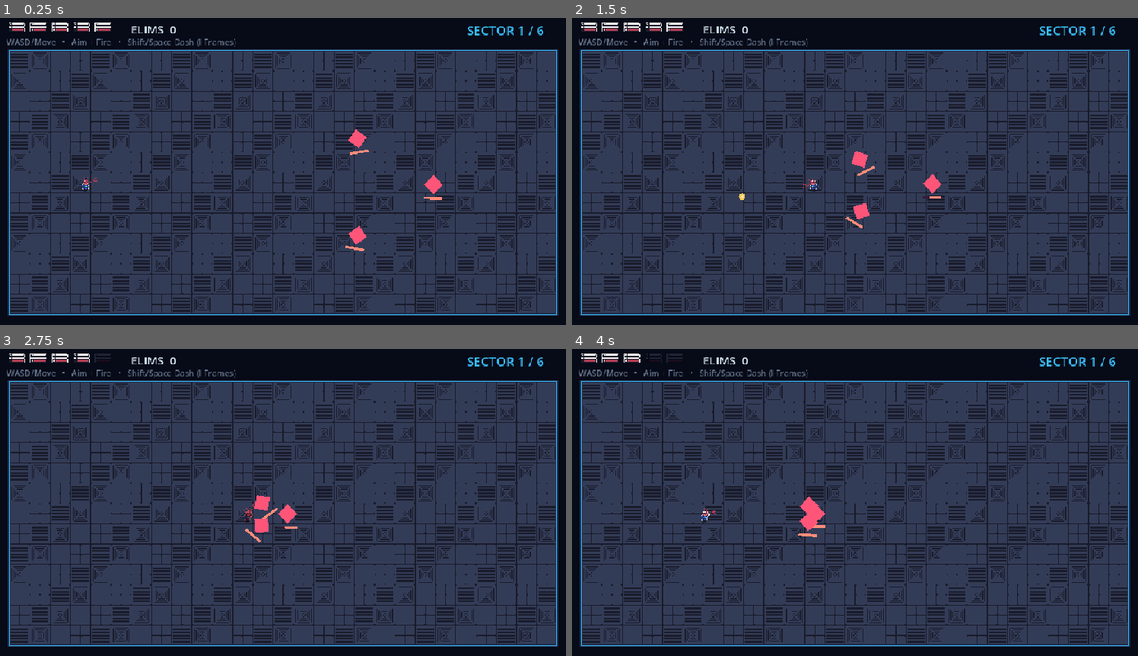
Above: before the commit, frames 1-4 (two rows, left to right).
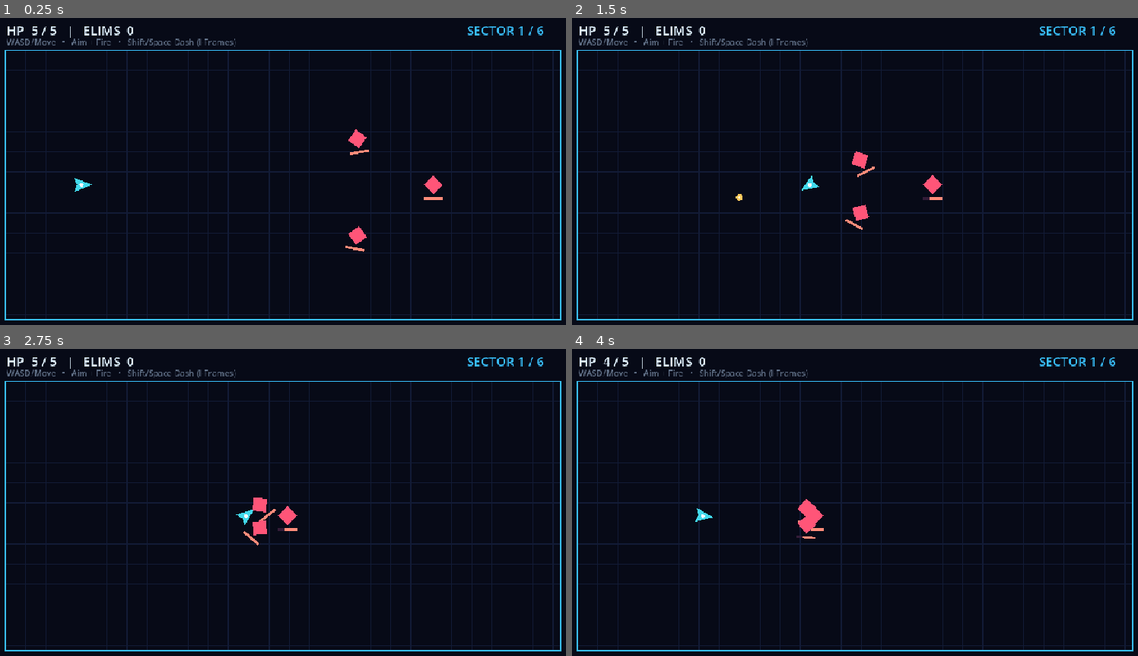
Above: after the commit, the same moments.

Repository: DaKaufeeBoii/GLITCH-RUN
Game: Godot game, scene res://scenes/main.tscn
The game is run twice, just before and just after one commit, with the same random seed, the same clock (stepped at 60 frames per second) and the same inputs.
Inputs (mouse positions are in pixels of both pictures, inside the frame that each line leads up to):
- Up to frame 1 (0.25 s): no input
- Up to frame 2 (1.5 s): move the mouse to (990, 165) at 0.52 s; hold Right (ui_right) 0.53-1.25 s; hold Shift 0.53-1.25 s; click (990, 165) at 0.67 s; tap Space at 0.77 s; drag from (730, 199) to (826, 248) at 1.27 s
- Up to frame 3 (2.75 s): move the mouse to (345, 438) at 2.02 s; hold Right (ui_right) from 2.03 s (still down); hold Shift from 2.03 s (still down)
- Up to frame 4 (4 s): release Right (ui_right) at 2.75 s; release Shift at 2.75 s; drag from (826, 579) to (673, 459) at 2.77 s; move the mouse to (1036, 563) at 3.52 s; hold Left (ui_left) from 3.53 s (still down); hold Shift from 3.53 s (still down); tap Space at 3.77 s

The runs differ from the first frame. In frame 1, 67% of the frame differs, in the area x 0-100%, y 1-99%; in frame 2, 67%; in frame 3, 67%; in frame 4, 67%.

Commit message:
chore(cleanup): remove unusable 3D and demo assets from assets folder

Diff:
--- a/scripts/game.gd
+++ b/scripts/game.gd
@@ -8,10 +8,7 @@
 const BOSS_SCENE := preload("res://scenes/enemies/boss.tscn")
 const TOUCH_CONTROLS := preload("res://scripts/mobile_controls.gd")
 
-const TILESET_TEX := preload("res://assets/Tech Dungeon Roguelite - Asset Pack (DEMO)/tileset x1.png")
-const UI_TEX := preload("res://assets/Tech Dungeon Roguelite - Asset Pack (DEMO)/UI/ui x1.png")
-
-const ROOM_RECT := Rect2(48.0, 64.0, 864.0, 416.0)
+const ROOM_RECT := Rect2(42.0, 64.0, 876.0, 424.0)
 
 var player: CharacterBody2D
 var active_enemies: Array[Node2D] = []
@@ -25,8 +22,6 @@
 
 # UI Elements
 var ui_layer: CanvasLayer
-var hearts_box: HBoxContainer
-var heart_icons: Array[TextureRect] = []
 var status_label: Label
 var hint_label: Label
 var sector_label: Label
@@ -65,31 +60,8 @@
 
 	# Update Top HUD
 	if is_instance_valid(player):
-		status_label.text = "ELIMS  %d" % [rs.score]
+		status_label.text = "HP  %d / %d   |   ELIMS  %d" % [player.health, player.max_health, rs.score]
 		sector_label.text = "SECTOR %d / %d" % [rs.current_room_index + 1, rs.TOTAL_ROOMS]
-
-		# Synchronize heart icons with max_health and current health
-		while heart_icons.size() < player.max_health:
-			var heart_tex := AtlasTexture.new()
-			heart_tex.atlas = UI_TEX
-			heart_tex.region = Rect2(0, 0, 32, 32)
-			var tr := TextureRect.new()
-			tr.texture = heart_tex
-			tr.custom_minimum_size = Vector2(32, 32)
-			tr.stretch_mode = TextureRect.STRETCH_KEEP_CENTERED
-			hearts_box.add_child(tr)
-			heart_icons.append(tr)
-
-		while heart_icons.size() > player.max_health:
-			var tr = heart_icons.pop_back()
-			tr.queue_free()
-
-		for i in range(heart_icons.size()):
-			if i < player.health:
-				heart_icons[i].modulate = Color.WHITE
-			else:
-				# Darkened/hollow heart indicator
-				heart_icons[i].modulate = Color(0.25, 0.28, 0.38, 0.45)
 
 	# Update Boss Bar if in Boss room
 	if boss_active and is_instance_valid(boss_ref):
@@ -100,39 +72,19 @@
 
 
 func _draw() -> void:
-	# Tiled sci-fi dungeon floor (metal plate variations)
-	var floor_regions := [
-		Rect2(32 * 32, 1 * 32, 32, 32),
-		Rect2(33 * 32, 1 * 32, 32, 32),
-		Rect2(34 * 32, 1 * 32, 32, 32),
-		Rect2(32 * 32, 2 * 32, 32, 32)
-	]
-	var cols := int(ROOM_RECT.size.x / 32.0)
-	var rows := int(ROOM_RECT.size.y / 32.0)
-	for r in range(rows):
-		for c in range(cols):
-			var dest := Rect2(ROOM_RECT.position.x + c * 32.0, ROOM_RECT.position.y + r * 32.0, 32.0, 32.0)
-			var idx := (c * 3 + r * 7) % 4
-			draw_texture_rect_region(TILESET_TEX, dest, floor_regions[idx])
-
-	# Perimeter border with neon sci-fi edge
-	draw_rect(ROOM_RECT, Color("202e4c"), false, 4.0)
-	draw_rect(ROOM_RECT, Color("38bdf8"), false, 1.5)
-
-	# Hand-authored obstacles using tech terminal tiles
-	var obstacle_tex_region := Rect2(12 * 32, 1 * 32, 32, 32)
+	# Subtle grid
+	for x in range(int(ROOM_RECT.position.x), int(ROOM_RECT.end.x), 32):
+		draw_line(Vector2(x, ROOM_RECT.position.y), Vector2(x, ROOM_RECT.end.y), Color("121b36"), 1.0)
+	for y in range(int(ROOM_RECT.position.y), int(ROOM_RECT.end.y), 32):
+		draw_line(Vector2(ROOM_RECT.position.x, y), Vector2(ROOM_RECT.end.x, y), Color("121b36"), 1.0)
+
+	# Room boundary neon wireframe
+	draw_rect(ROOM_RECT, Color("38bdf8"), false, 2.0)
+
+	# Hand-authored obstacles
 	for r in obstacle_rects:
-		var tile_cols := int(ceil(r.size.x / 32.0))
-		var tile_rows := int(ceil(r.size.y / 32.0))
-		for ox in range(tile_cols):
-			for oy in range(tile_rows):
-				var piece_pos := Vector2(r.position.x + ox * 32.0, r.position.y + oy * 32.0)
-				var piece_w := minf(32.0, r.end.x - piece_pos.x)
-				var piece_h := minf(32.0, r.end.y - piece_pos.y)
-				var piece_dest := Rect2(piece_pos, Vector2(piece_w, piece_h))
-				var piece_src := Rect2(obstacle_tex_region.position, Vector2(piece_w, piece_h))
-				draw_texture_rect_region(TILESET_TEX, piece_dest, piece_src)
-		draw_rect(r, Color("38bdf8"), false, 1.5)
+		draw_rect(r, Color("1e293b"), true)
+		draw_rect(r, Color("475569"), false, 1.5)
 
 
 func _create_walls() -> void:
@@ -401,16 +353,11 @@
 	ui_layer.process_mode = Node.PROCESS_MODE_ALWAYS
 	add_child(ui_layer)
 
-	# Top Status Bar: Pixel Art Hearts
-	hearts_box = HBoxContainer.new()
-	hearts_box.position = Vector2(44, 12)
-	hearts_box.add_theme_constant_override("separation", 2)
-	ui_layer.add_child(hearts_box)
-
+	# Top Status Bar
 	status_label = Label.new()
-	status_label.position = Vector2(240, 18)
+	status_label.position = Vector2(44, 18)
 	status_label.add_theme_color_override("font_color", Color("e0f2fe"))
-	status_label.add_theme_font_size_override("font_size", 18)
+	status_label.add_theme_font_size_override("font_size", 20)
 	ui_layer.add_child(status_label)
 
 	sector_label = Label.new()
--- a/scripts/player.gd
+++ b/scripts/player.gd
@@ -25,14 +25,7 @@
 var dead := false
 
 
-const PLAYER_SHEET := preload("res://assets/Tech Dungeon Roguelite - Asset Pack (DEMO)/Players/players blue x1.png")
-
-var anim_sprite: AnimatedSprite2D
-var gun_sprite: Sprite2D
-
-
 func _ready() -> void:
-	_setup_sprites()
 	if Engine.has_singleton("RunState") or get_node_or_null("/root/RunState") != null:
 		var rs = get_node("/root/RunState")
 		max_health = rs.max_health
@@ -40,81 +33,14 @@
 		rs.health_updated.connect(_on_runstate_health_updated)
 	else:
 		health = max_health
-
-
-func _setup_sprites() -> void:
-	var sf := SpriteFrames.new()
-
-	# Idle animation (1 frame)
-	sf.add_animation("idle")
-	sf.set_animation_loop("idle", true)
-	sf.set_animation_speed("idle", 4.0)
-	var idle_tex := AtlasTexture.new()
-	idle_tex.atlas = PLAYER_SHEET
-	idle_tex.region = Rect2(0, 0, 32, 32)
-	sf.add_frame("idle", idle_tex)
-
-	# Run animation (5 frames)
-	sf.add_animation("run")
-	sf.set_animation_loop("run", true)
-	sf.set_animation_speed("run", 10.0)
-	for c in range(5):
-		var run_tex := AtlasTexture.new()
-		run_tex.atlas = PLAYER_SHEET
-		run_tex.region = Rect2(c * 32, 2 * 32, 32, 32)
-		sf.add_frame("run", run_tex)
-
-	# Dash / Dodge roll animation (4 frames)
-	sf.add_animation("dash")
-	sf.set_animation_loop("dash", true)
-	sf.set_animation_speed("dash", 14.0)
-	for c in range(4):
-		var dash_tex := AtlasTexture.new()
-		dash_tex.atlas = PLAYER_SHEET
-		dash_tex.region = Rect2(c * 32, 3 * 32, 32, 32)
-		sf.add_frame("dash", dash_tex)
-
-	# Hurt / Hit animation (3 frames)
-	sf.add_animation("hurt")
-	sf.set_animation_loop("hurt", false)
-	sf.set_animation_speed("hurt", 9.0)
-	for c in range(3):
-		var hurt_tex := AtlasTexture.new()
-		hurt_tex.atlas = PLAYER_SHEET
-		hurt_tex.region = Rect2(c * 32, 4 * 32, 32, 32)
-		sf.add_frame("hurt", hurt_tex)
-
-	# Death / Dissolve animation (7 frames)
-	sf.add_animation("death")
-	sf.set_animation_loop("death", false)
-	sf.set_animation_speed("death", 11.0)
-	for c in range(7):
-		var death_tex := AtlasTexture.new()
-		death_tex.atlas = PLAYER_SHEET
-		death_tex.region = Rect2(c * 32, 5 * 32, 32, 32)
-		sf.add_frame("death", death_tex)
-
-	anim_sprite = AnimatedSprite2D.new()
-	anim_sprite.sprite_frames = sf
-	anim_sprite.animation = "idle"
-	anim_sprite.position = Vector2(0, -2)
-	add_child(anim_sprite)
-	anim_sprite.play("idle")
-
-	# Rotating blaster weapon
-	var gun_tex := AtlasTexture.new()
-	gun_tex.atlas = PLAYER_SHEET
-	gun_tex.region = Rect2(32, 0, 32, 32)
-	gun_sprite = Sprite2D.new()
-	gun_sprite.texture = gun_tex
-	gun_sprite.offset = Vector2(10, 0)
-	add_child(gun_sprite)
+	queue_redraw()
 
 
 func _on_runstate_health_updated(curr: int, max_h: int) -> void:
 	health = curr
 	max_health = max_h
 	health_changed.emit(health, max_health)
+	queue_redraw()
 
 
 func _physics_process(delta: float) -> void:
@@ -150,35 +76,8 @@
 			var mouse_direction := get_global_mouse_position() - global_position
 			if not mouse_direction.is_zero_approx():
 				aim_direction = mouse_direction.normalized()
-
+	rotation = aim_direction.angle()
 	move_and_slide()
-
-	# Keep character upright and flip sprite based on aiming
-	anim_sprite.flip_h = (aim_direction.x < 0)
-	gun_sprite.rotation = aim_direction.angle()
-	gun_sprite.flip_v = (aim_direction.x < 0)
-
-	# Animation selection
-	if dash_time > 0.0:
-		if anim_sprite.animation != "dash":
-			anim_sprite.play("dash")
-	elif damage_cooldown > 0.45:
-		if anim_sprite.animation != "hurt":
-			anim_sprite.play("hurt")
-	elif current_move_direction.length_squared() > 0.05:
-		if anim_sprite.animation != "run":
-			anim_sprite.play("run")
-	else:
-		if anim_sprite.animation != "idle":
-			anim_sprite.play("idle")
-
-	# Visual effects during dash / hurt
-	if damage_cooldown > 0.0:
-		anim_sprite.modulate = Color(1.0, 0.4, 0.4, 0.7) if int(damage_cooldown * 14.0) % 2 == 0 else Color.WHITE
-	elif dash_time > 0.0:
-		anim_sprite.modulate = Color(0.7, 0.9, 1.0, 0.8)
-	else:
-		anim_sprite.modulate = Color.WHITE
 
 	if (Input.is_key_pressed(KEY_SHIFT) or Input.is_key_pressed(KEY_SPACE)) and dash_cooldown <= 0.0:
 		try_dash()
@@ -235,10 +134,9 @@
 	var rs = get_node_or_null("/root/RunState")
 	if rs:
 		rs.current_health = health
+	queue_redraw()
 	if health == 0:
 		dead = true
-		anim_sprite.play("death")
-		gun_sprite.visible = false
 		set_physics_process(false)
 		died.emit()
 
@@ -265,7 +163,15 @@
 
 func _spawn_bullet(dir: Vector2, extra_dmg: int) -> void:
 	var projectile = PROJECTILE_SCENE.instantiate()
-	projectile.position = global_position + dir * 22.0
+	projectile.position = global_position + dir * 20.0
 	projectile.direction = dir
 	projectile.damage = 1 + extra_dmg
 	get_parent().add_child(projectile)
+
+
+func _draw() -> void:
+	var body_color := Color("42d9ec") if damage_cooldown <= 0.0 or int(damage_cooldown * 14.0) % 2 == 0 else Color("f4fbff")
+	if dash_time > 0.0:
+		body_color = Color("c084fc") # Purple shift during invulnerable dash
+	draw_colored_polygon(PackedVector2Array([Vector2(17, 0), Vector2(-11, -11), Vector2(-7, 0), Vector2(-11, 11)]), body_color)
+	draw_circle(Vector2.ZERO, 3.0, Color("f4fbff"))
Not shown, removed: assets/Tech Dungeon Roguelite - Asset Pack (DEMO)/Players/8x13 Cells.txt
Binary file removed: assets/Tech Dungeon Roguelite - Asset Pack (DEMO)/Players/No Outlines/players blue x1.png
Not shown, removed: assets/Tech Dungeon Roguelite - Asset Pack (DEMO)/Players/No Outlines/players blue x1.png.import
Binary file removed: assets/Tech Dungeon Roguelite - Asset Pack (DEMO)/Players/No Outlines/players blue x2.png
Not shown, removed: assets/Tech Dungeon Roguelite - Asset Pack (DEMO)/Players/No Outlines/players blue x2.png.import
Binary file removed: assets/Tech Dungeon Roguelite - Asset Pack (DEMO)/Players/No Outlines/players blue x3.png
Not shown, removed: assets/Tech Dungeon Roguelite - Asset Pack (DEMO)/Players/No Outlines/players blue x3.png.import
Binary file removed: assets/Tech Dungeon Roguelite - Asset Pack (DEMO)/Players/players blue x1.png
Not shown, removed: assets/Tech Dungeon Roguelite - Asset Pack (DEMO)/Players/players blue x1.png.import
Binary file removed: assets/Tech Dungeon Roguelite - Asset Pack (DEMO)/Players/players blue x2.png
Not shown, removed: assets/Tech Dungeon Roguelite - Asset Pack (DEMO)/Players/players blue x2.png.import
Binary file removed: assets/Tech Dungeon Roguelite - Asset Pack (DEMO)/Players/players blue x3.png
(and 440 more such lines)
